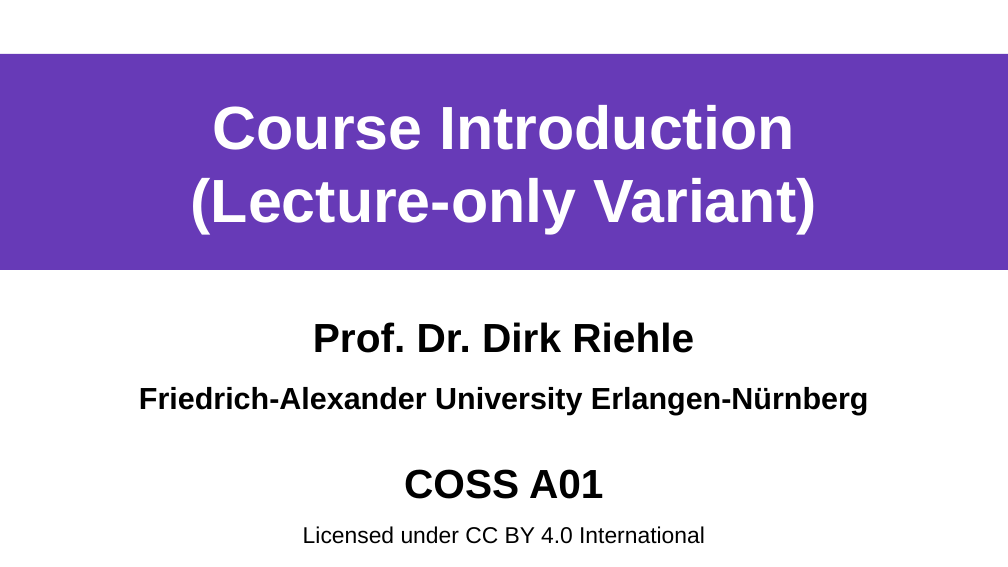
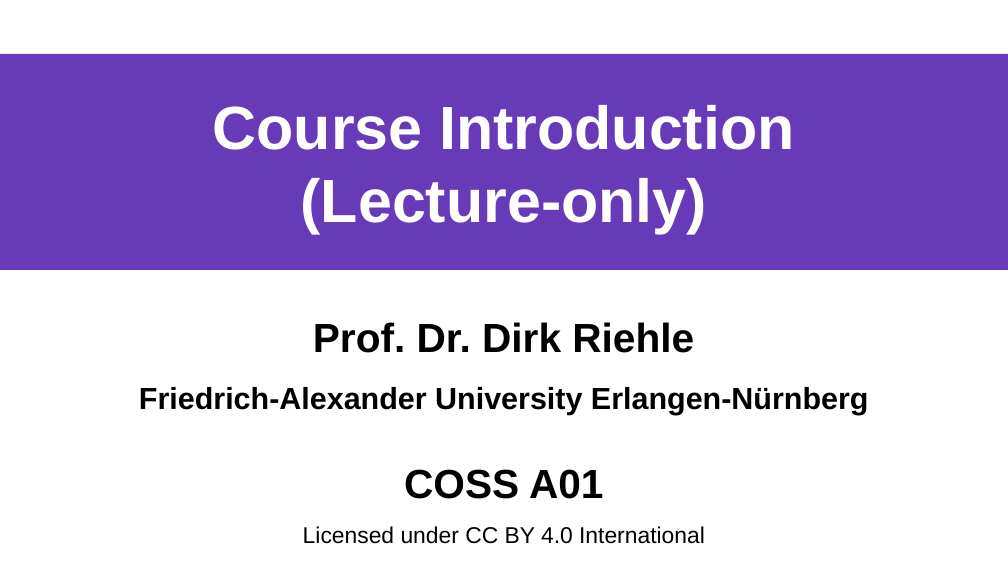
Before and after one commit to dirkriehle/coss-course, a slide deck: slide 1 of Lecture slides/COSS A01 - Course Lecture-only.odp. Drawn at 1008x567 pixels with LibreOffice and Linux fonts; fonts in the diff are those of the drawing. Boxes give left, top, right and bottom in pixels: in the first picture for what was removed or moved away, otherwise in the second. Text is boxed around its words. In the diff, an @@ line names an element or a change of style, - is before the commit and + after.

```diff
--- a/Lecture slides/COSS A01 - Course Lecture-only.odp
+++ b/Lecture slides/COSS A01 - Course Lecture-only.odp
@@ title at <box>213,105,794,234</box>: text changed @@
-Course Introduction
-(Lecture-only Variant)
+Course Introduction
+(Lecture-only)
```
Also in this commit, not shown: 6 other files.
